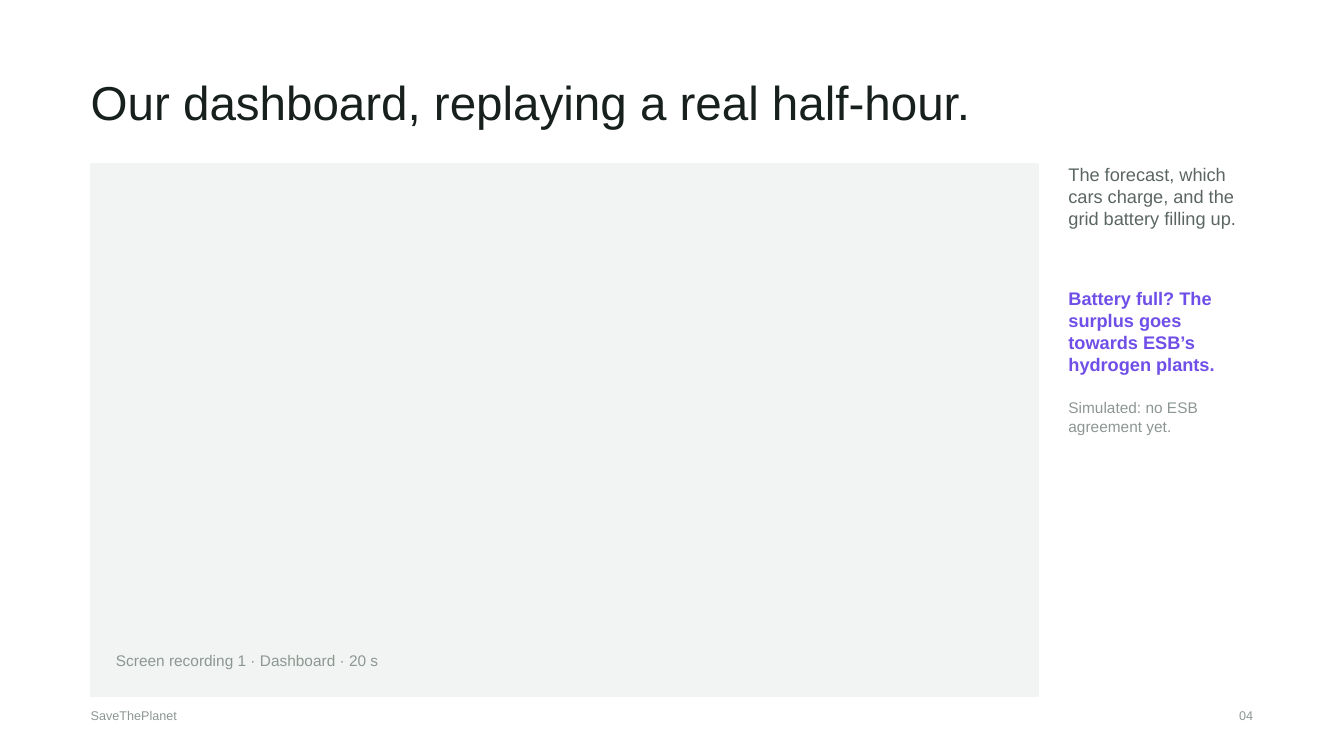
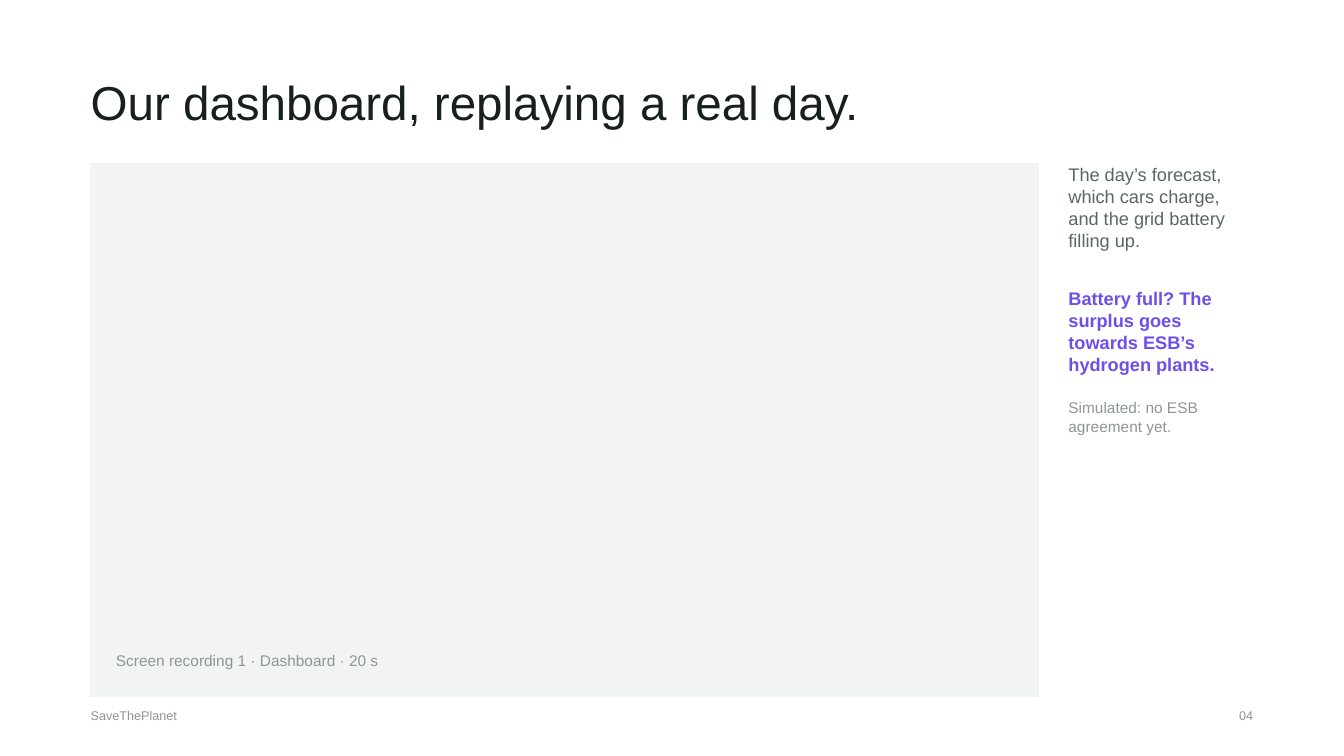
Before and after one commit to MarcoLadeira/SaveThePlanet, a slide deck: slide 4 of docs/demo/SaveThePlanet-pitch.pptx. Drawn at 1344x756 pixels with LibreOffice and Linux fonts; fonts in the diff are those of the drawing. Boxes give left, top, right and bottom in pixels: in the first picture for what was removed or moved away, otherwise in the second. Text is boxed around its words. In the diff, an @@ line names an element or a change of style, - is before the commit and + after.

```diff
--- a/docs/demo/SaveThePlanet-pitch.pptx
+++ b/docs/demo/SaveThePlanet-pitch.pptx
@@ text at box(91, 85, 858, 129): text changed @@
-Our dashboard, replaying a real half-hour.
+Our dashboard, replaying a real day.
@@ text at box(1068, 168, 1225, 251): text changed @@
-The forecast, which cars charge, and the grid battery filling up.
+The day’s forecast, which cars charge, and the grid battery filling up.
```
Also in this commit, not shown: 4 other slides changed, 4 other files.
